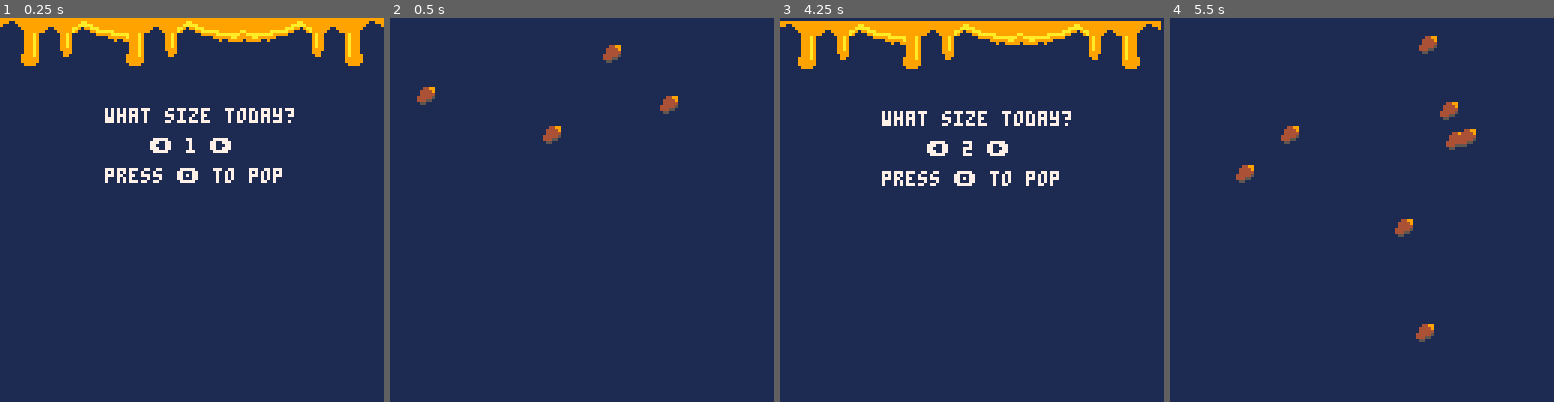
Above: before the commit, frames 1-4 (left to right).
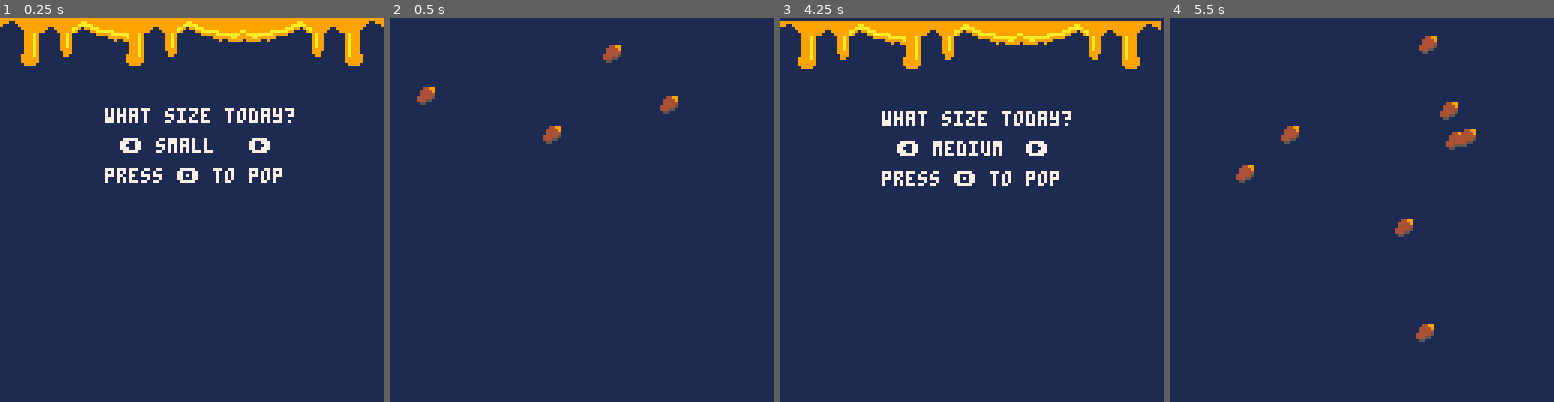
Above: after the commit, the same moments.

Repository: thoughtlesslabs/popper
Game: PICO-8 cartridge popper.p8
Two runs of this game, one before a commit and one after it. Both use one fixed random seed, a clock stepped at 60 frames per second and the inputs below.
Inputs:
- Up to frame 1 (0.25 s): no input
- Up to frame 2 (0.5 s): tap O (Z key) at 0.33 s
- Up to frame 3 (4.25 s): tap O (Z key) at 0.7, 1.43, 2.22, 3.1, 3.98 s; tap X (X key) at 1.07, 2.07, 2.4, 2.73, 3.07, 3.4, 3.73, 4.07 s; hold Left 1.97-2.37 s; hold Right 2.87-3.53 s; hold Right from 4.13 s (still down)
- Up to frame 4 (5.5 s): tap X (X key) every 0.33 s from 4.4 to 5.4 s; release Right at 4.53 s; tap O (Z key) at 4.87 s; hold Left from 5.13 s (still down)

The runs differ from the first frame. In frame 1, 0.8% of the frame differs, in the area x 31-71%, y 31-36%; in frame 2, nothing differs; in frame 3, 0.7%; in frame 4, nothing differs.

Commit message:
Re-added level names

Diff:
--- a/popper.p8
+++ b/popper.p8
@@ -134,6 +134,7 @@
 	popcount=0
 	gametimer=30
 	levelselect()
+	lvlname()
 	jit=0
 	jittering=false
 	if btnp(4) then
@@ -151,6 +152,18 @@
 		if levelnum < #levels then
 			levelnum+=1
 		end
+	end
+end
+
+function lvlname()
+	if levelnum==1 then
+		levelname="small"
+	elseif levelnum==2 then
+		levelname="medium"
+	elseif levelnum==3 then
+		levelname="large"
+	elseif levelnum==4 then
+		levelname="x-large"
 	end
 end
 
@@ -319,7 +332,8 @@
 	spr(16,35,0,10,15)
 	spr(16,0,0,20,15,true)
 	print("what size today?",35,30,7)
-	print("⬅️ "..levelnum.." ➡️",50,40,7)
+	print("  ➡️",75,40,7)
+	print("⬅️ "..levelname,40,40,7)
 	print("press 🅾️ to pop",35,50,7)
 end
 
